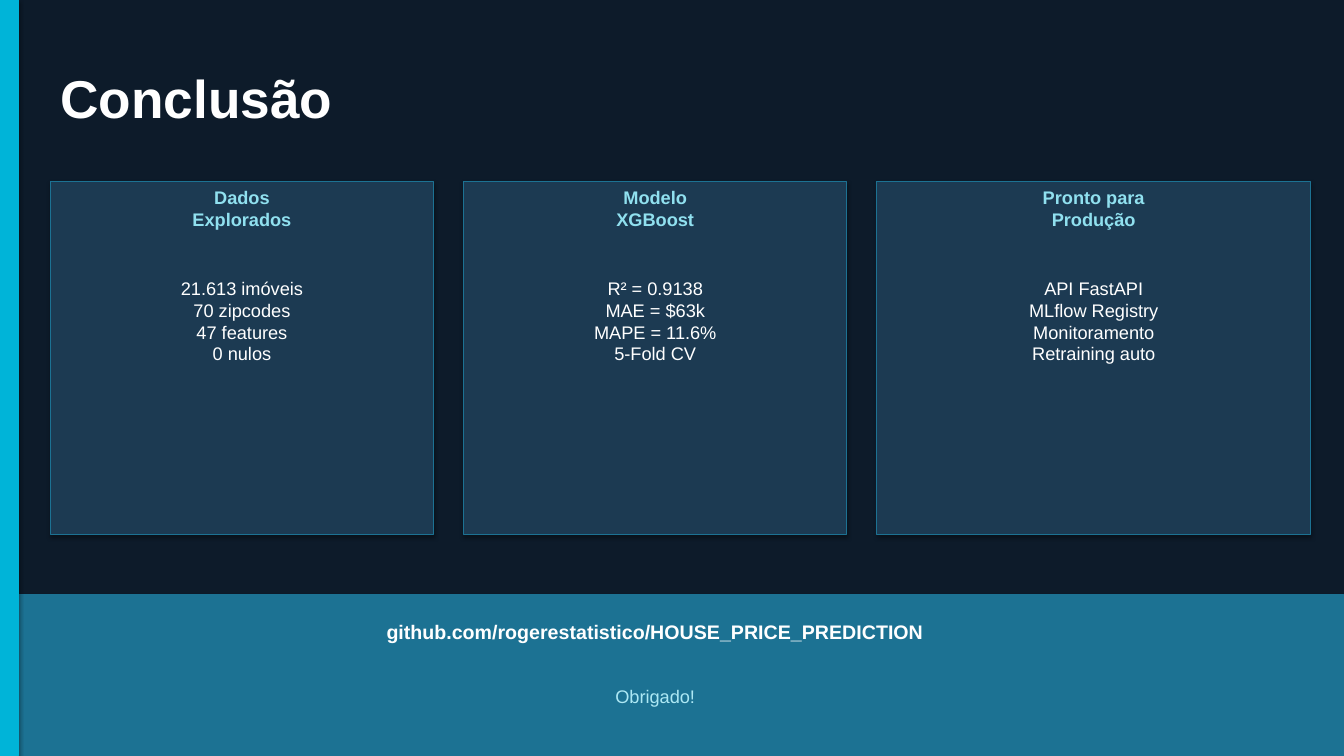
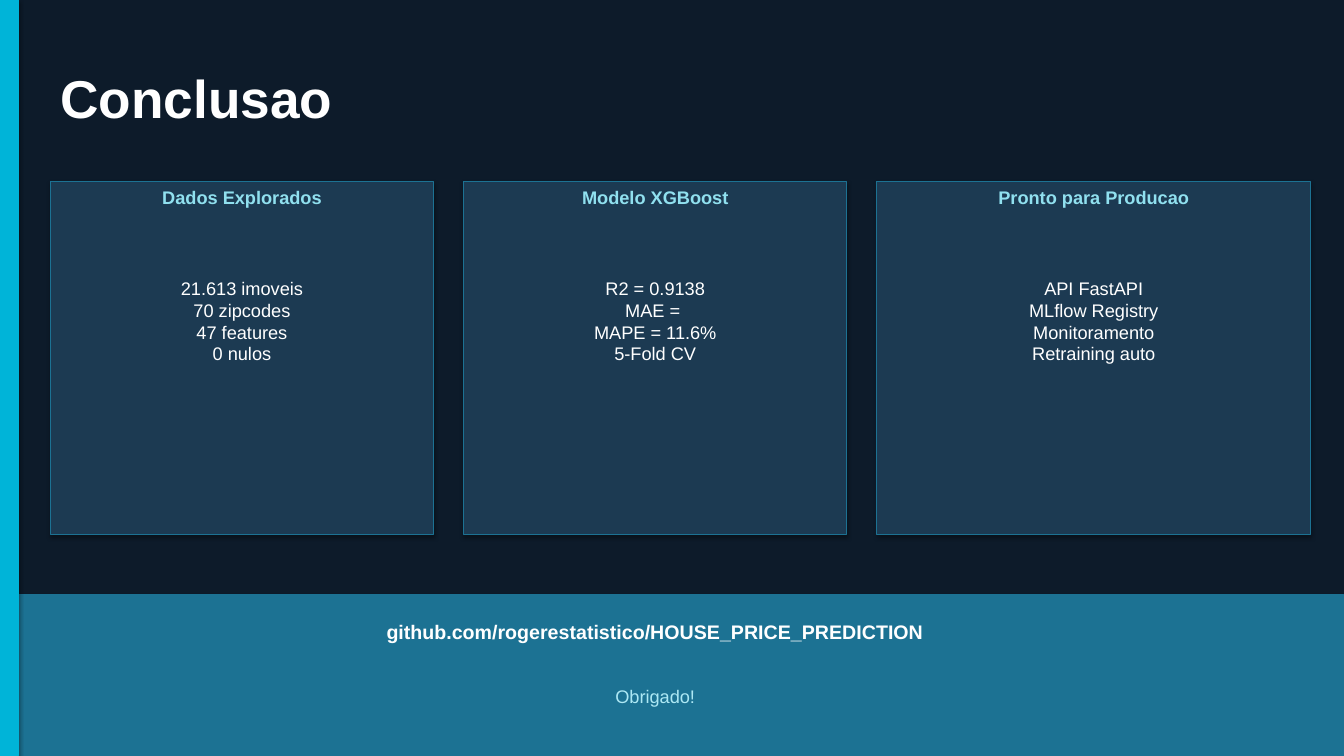
Before and after one commit to rogerestatistico/HOUSE_PRICE_PREDICTION, a slide deck: slide 17 of presentation_house_price.pptx (slide 20 before the commit). Drawn at 1344x756 pixels with LibreOffice and Linux fonts; fonts in the diff are those of the drawing. Boxes give left, top, right and bottom in pixels: in the first picture for what was removed or moved away, otherwise in the second. Text is boxed around its words. In the diff, an @@ line names an element or a change of style, - is before the commit and + after.

```diff
--- a/presentation_house_price.pptx
+++ b/presentation_house_price.pptx
@@ text at [60,79,332,119]: text changed @@
-Conclusão
+Conclusao
@@ text "Dados Explorados" rewrapped from [192,191,291,230] to [162,191,322,208] @@
@@ text "Modelo XGBoost" rewrapped from [616,191,694,226] to [582,191,729,204] @@
@@ text at [998,191,1189,208]: text changed @@
-Pronto para
-Produção
+Pronto para Producao
@@ text at [181,281,303,360]: text changed @@
-21.613 imóveis
-70 zipcodes
-47 features
-0 nulos
+21.613 imoveis
+70 zipcodes
+47 features
+0 nulos
@@ text at [594,282,716,360]: text changed @@
-R² = 0.9138
-MAE = $63k
-MAPE = 11.6%
-5-Fold CV
+R2 = 0.9138
+MAE =
+MAPE = 11.6%
+5-Fold CV
```
Also in this commit, not shown: 11 other slides changed, 5 slides added, 8 slides removed.
